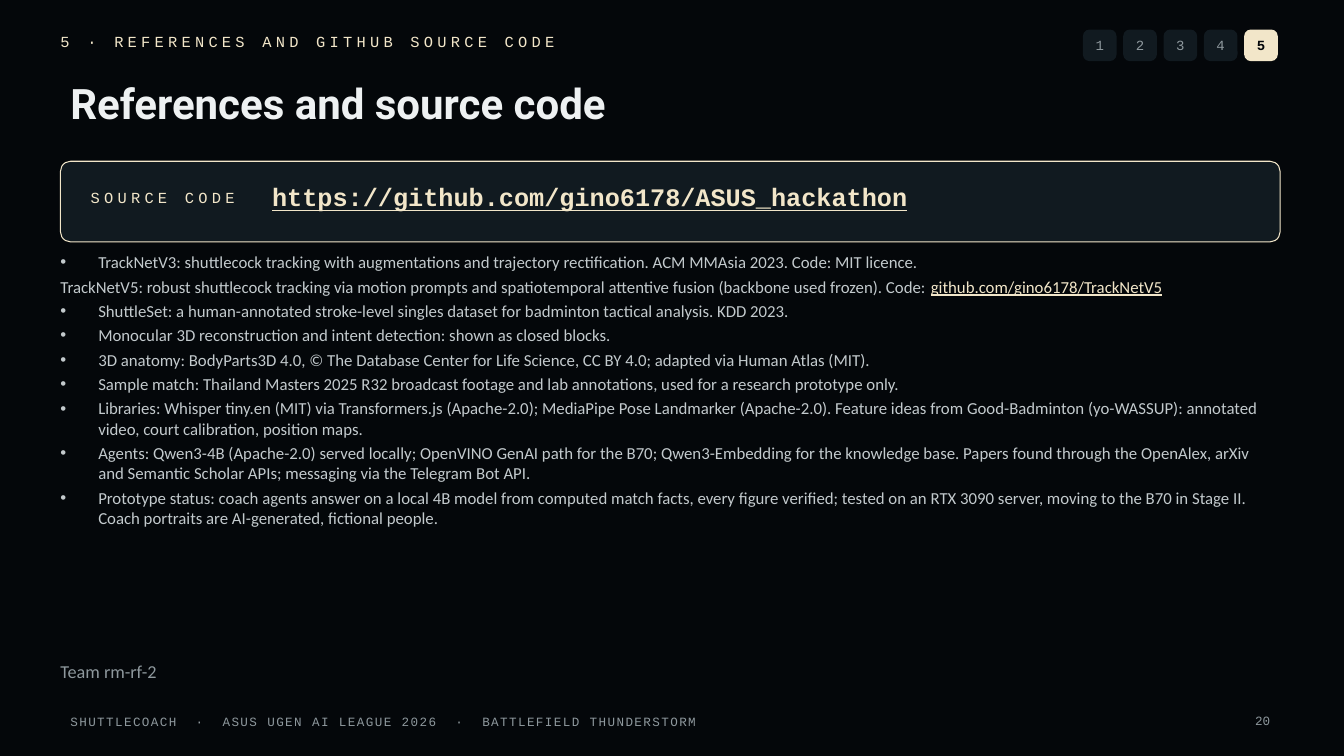
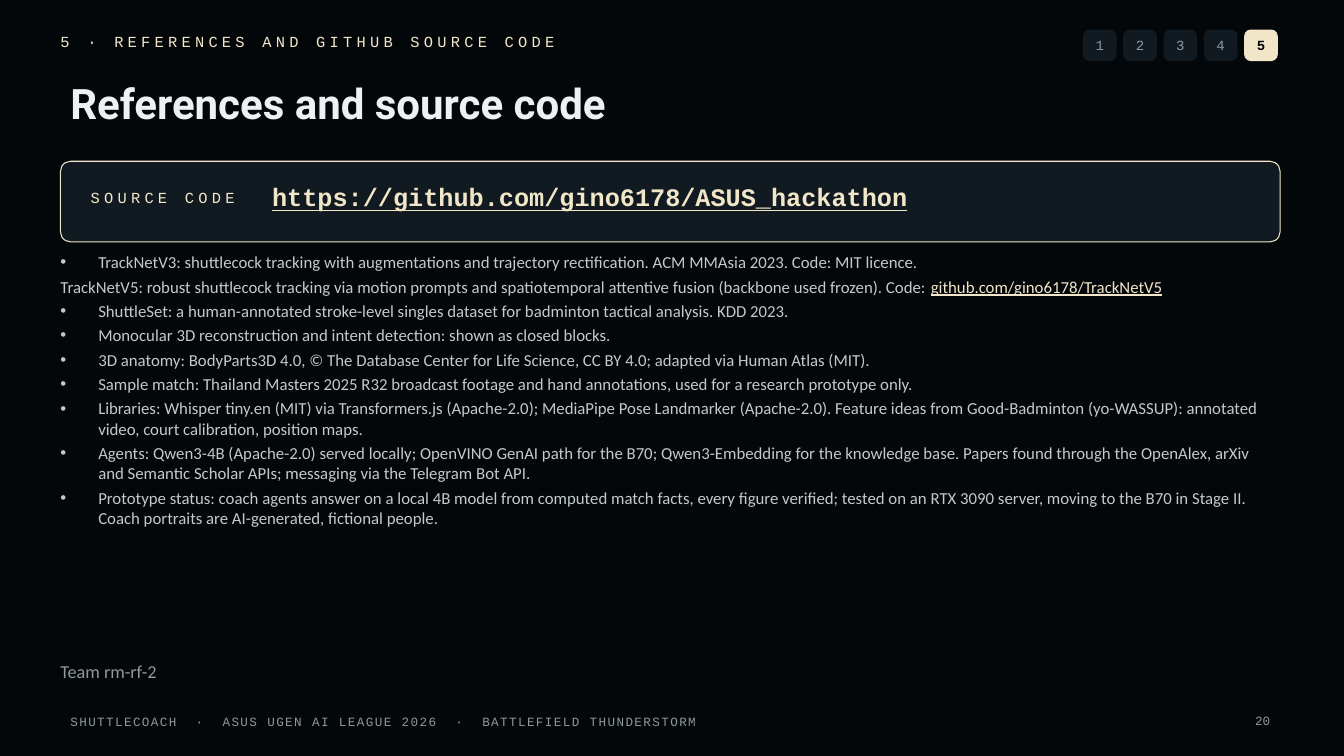
Before and after one commit to gino6178/ASUS_hackathon, a slide deck: slide 20 of deck/ShuttleCoach_StageI_Proposal_v4_static.pptx. Drawn at 1344x756 pixels with LibreOffice and Linux fonts; fonts in the diff are those of the drawing. Boxes give left, top, right and bottom in pixels: in the first picture for what was removed or moved away, otherwise in the second. Text is boxed around its words. In the diff, an @@ line names an element or a change of style, - is before the commit and + after.

```diff
--- a/deck/ShuttleCoach_StageI_Proposal_v4_static.pptx
+++ b/deck/ShuttleCoach_StageI_Proposal_v4_static.pptx
@@ text at [98, 378, 912, 393]: text changed @@
-• Sample match: Thailand Masters 2025 R32 broadcast footage and lab annotations, used for a research prototype only.
+• Sample match: Thailand Masters 2025 R32 broadcast footage and hand annotations, used for a research prototype only.
```
Also in this commit, not shown: 2 other slides changed, 11 other files.
